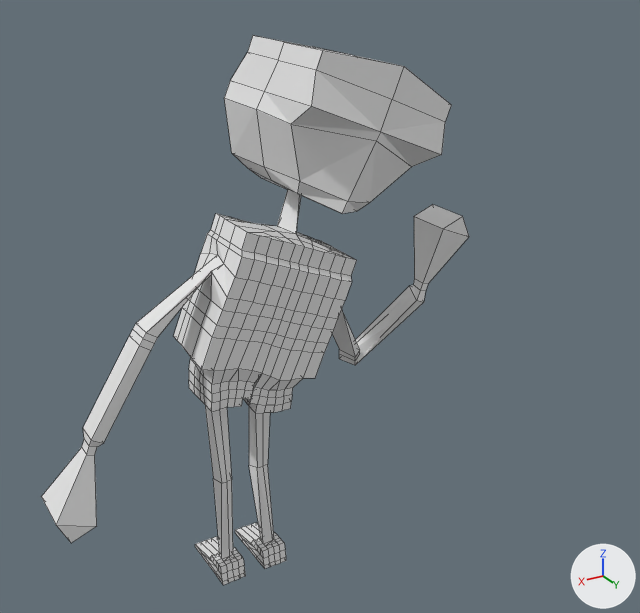
One commit to the Blender file TFCharacter.blend: the scene before it, then after it.
Camera for both pictures: a 50 mm lens placed at (1.32, 2.81, 2.57), pointed at (-0.47, -0.17, 1.08). Lighting does not change. The marker at lower right points along +X, +Y and +Z. Both versions are drawn at frame 20 of the action 'rig.001Action'; the numbers are the values there. Mesh edges are drawn as thin lines.
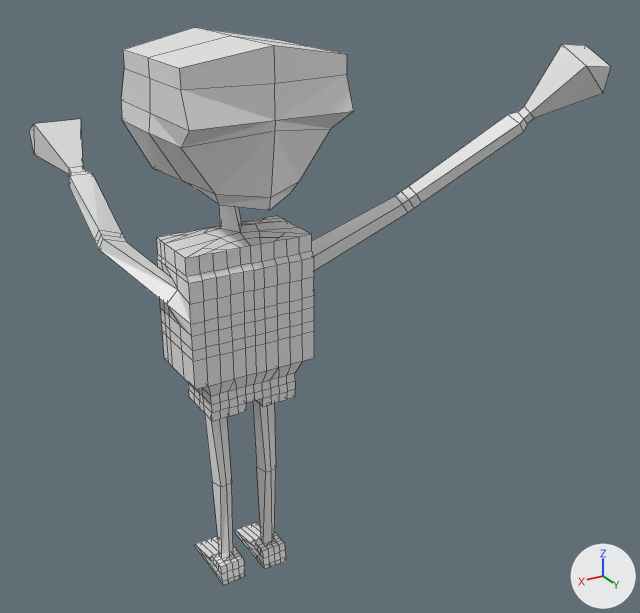
What the commit changed:
Bone 'torso' (bone_torso) turns from (0, -23, 0) to (0, 0, 0) degrees about its own x, y and z.
Bone 'forearm_tweak.R' (bone_forearm_tweak_r) moves from (0.194, -0.083, -0.134) to (0.0, 0.0, 0.0).
Bone 'hand_ik.L' (bone_hand_ik_l) moves from (-0.5, 0.0, -0.5) to (-0.75, -0.75, 0.25).
Bone 'hand_ik.L' (bone_hand_ik_l) turns from (-34, 16, 53) to (-48, -43, -52) degrees about its own x, y and z.
Bone 'hand_ik.R' (bone_hand_ik_r) moves from (0.25, 0.0, -0.25) to (0.0, 0.25, 0.5).
Bone 'hand_ik.R' (bone_hand_ik_r) turns from (33, -18, 52) to (43, -1, 25) degrees about its own x, y and z.

Pixel boxes (x1, y1, x2, y2) of what changed, in the pictures (640 x 613 px):
'Cube.001', posed (36% wider)
    before: (42, 36, 469, 585)
    after: (29, 27, 611, 585)
